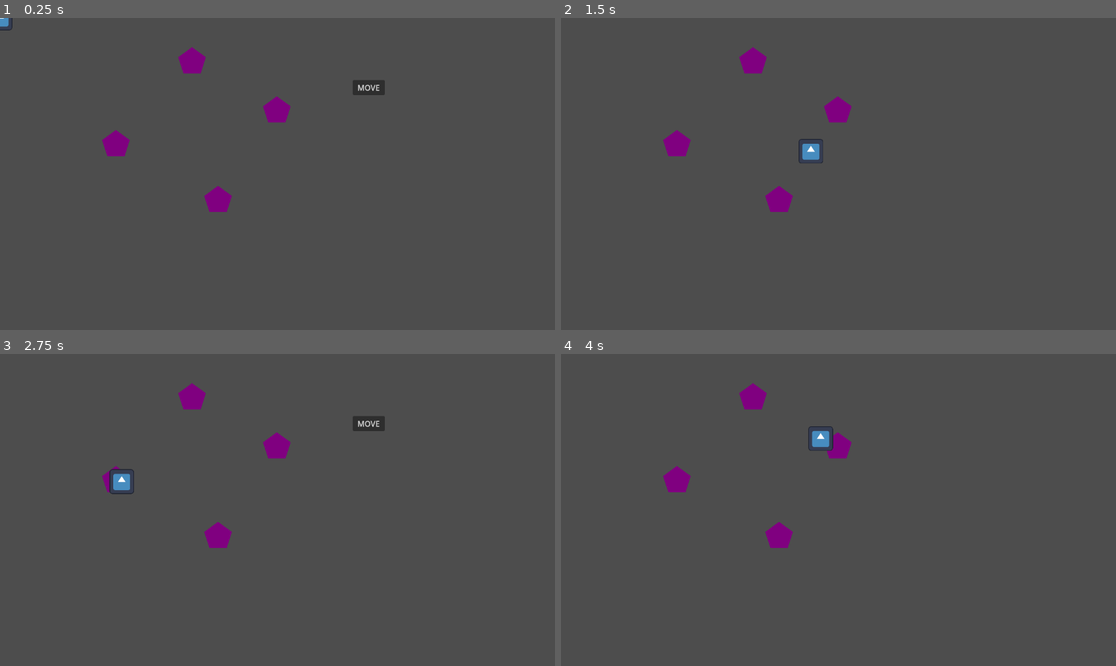
Above: before the commit, frames 1-4 (two rows, left to right).
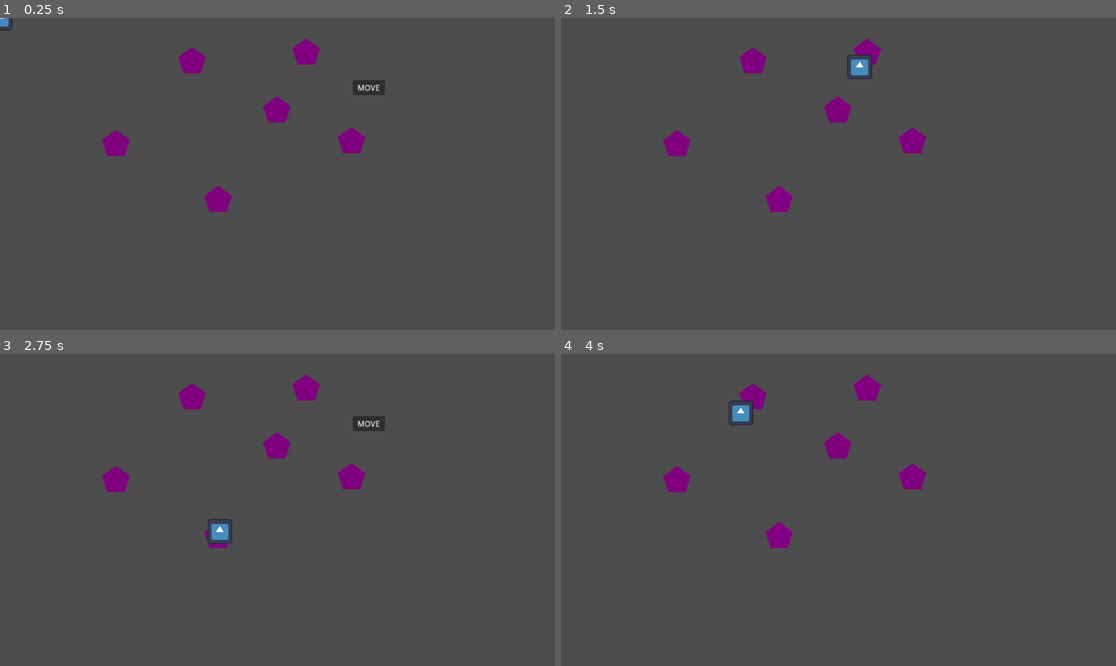
Above: after the commit, the same moments.

Repository: hfxbse/mparty
Game: Godot game, scene res://main/main.tscn
Two runs of this game, one before a commit and one after it. Both use one fixed random seed, a clock stepped at 60 frames per second and the inputs below. The engine's default icon, where the game draws it, is replaced by a stand-in: a white triangle on a blue panel in a dark square.
Inputs (mouse positions are in pixels of both pictures, inside the frame that each line leads up to):
- Up to frame 1 (0.25 s): no input
- Up to frame 2 (1.5 s): click "MOVE" at 0.5 s; click (838, 108) at 1.27 s
- Up to frame 3 (2.75 s): no input
- Up to frame 4 (4 s): click "MOVE" at 2.75 s

The runs differ from the first frame. In frame 1, 0.6% of the frame differs, in the area x 52-66%, y 6-44%; in frame 2, 0.9%; in frame 3, 1.2%, in the area x 19-66%, y 6-61%; in frame 4, 1.1%.

Commit message:
add logic for movement along split paths
PR #7

Diff:
--- a/map/field.gd
+++ b/map/field.gd
@@ -1,3 +1,7 @@
 extends Node2D
 
 @onready var path = $Path
+@onready var button = $TextureButton
+
+func move(player: NodePath):
+	return path.move(player)
--- a/map/field.tscn
+++ b/map/field.tscn
@@ -1,8 +1,11 @@
-[gd_scene load_steps=5 format=3 uid="uid://su1cbdipn3iy"]
+[gd_scene load_steps=8 format=3 uid="uid://su1cbdipn3iy"]
 
 [ext_resource type="Script" path="res://map/field.gd" id="1_2jmv5"]
 [ext_resource type="Texture2D" uid="uid://rl4cst0d1vnb" path="res://map/field.svg" id="2_egjg3"]
 [ext_resource type="PackedScene" uid="uid://bt0fygqn3yfuv" path="res://map/path.tscn" id="3_8fjc0"]
+[ext_resource type="Texture2D" uid="uid://bvec52gahl5ca" path="res://map/fieldclickable.svg" id="4_y7j4g"]
+[ext_resource type="Texture2D" uid="uid://bfgih7pekieu" path="res://map/fieldclickable_hover.svg" id="5_l3unr"]
+[ext_resource type="Script" path="res://map/textureButton.gd" id="6_3333o"]
 
 [sub_resource type="Curve2D" id="Curve2D_hrhyr"]
 
@@ -17,3 +20,14 @@
 
 [node name="Path" parent="." instance=ExtResource("3_8fjc0")]
 curve = SubResource("Curve2D_hrhyr")
+
+[node name="TextureButton" type="TextureButton" parent="."]
+visible = false
+offset_left = -31.0
+offset_top = -26.0
+offset_right = 609.0
+offset_bottom = 454.0
+scale = Vector2(0.1, 0.1)
+texture_normal = ExtResource("4_y7j4g")
+texture_hover = ExtResource("5_l3unr")
+script = ExtResource("6_3333o")
--- /dev/null
+++ b/map/fieldclickable.svg
@@ -0,0 +1,10 @@
+<?xml version="1.0" encoding="UTF-8" standalone="no" ?>
+<!DOCTYPE svg PUBLIC "-//W3C//DTD SVG 1.1//EN" "http://www.w3.org/Graphics/SVG/1.1/DTD/svg11.dtd">
+<svg xmlns="http://www.w3.org/2000/svg" xmlns:xlink="http://www.w3.org/1999/xlink" version="1.1" width="640" height="480" viewBox="0 0 640 480" xml:space="preserve">
+<desc>Created with Fabric.js 3.6.6</desc>
+<defs>
+</defs>
+<g transform="matrix(3.11 0 0 3.11 320.37 234.63)" id="path111"  >
+<path style="stroke: none; stroke-width: 0.264583; stroke-dasharray: none; stroke-linecap: butt; stroke-dashoffset: 0; stroke-linejoin: miter; stroke-miterlimit: 4; fill: rgb(255,240,0); fill-rule: nonzero; opacity: 1;"  transform=" translate(-58.05, -89.31)" d="M 105.42209 161.41774 L 11.355023 161.77379 L -18.051919 72.420714 L 57.840656 16.841432 L 134.15179 71.844618 Z" stroke-linecap="round" />
+</g>
+</svg>
--- /dev/null
+++ b/map/fieldclickable_hover.svg
@@ -0,0 +1,10 @@
+<?xml version="1.0" encoding="UTF-8" standalone="no" ?>
+<!DOCTYPE svg PUBLIC "-//W3C//DTD SVG 1.1//EN" "http://www.w3.org/Graphics/SVG/1.1/DTD/svg11.dtd">
+<svg xmlns="http://www.w3.org/2000/svg" xmlns:xlink="http://www.w3.org/1999/xlink" version="1.1" width="640" height="480" viewBox="0 0 640 480" xml:space="preserve">
+<desc>Created with Fabric.js 3.6.6</desc>
+<defs>
+</defs>
+<g transform="matrix(3.11 0 0 3.11 320.37 234.63)" id="path111"  >
+<path style="stroke: none; stroke-width: 0.264583; stroke-dasharray: none; stroke-linecap: butt; stroke-dashoffset: 0; stroke-linejoin: miter; stroke-miterlimit: 4; fill: rgb(255,179,0); fill-rule: nonzero; opacity: 1;"  transform=" translate(-58.05, -89.31)" d="M 105.42209 161.41774 L 11.355023 161.77379 L -18.051919 72.420714 L 57.840656 16.841432 L 134.15179 71.844618 Z" stroke-linecap="round" />
+</g>
+</svg>
--- a/map/map.gd
+++ b/map/map.gd
@@ -3,7 +3,7 @@
 var moves = 0
 var player
 var playerPath
-var fieldReachedSignal
+var step_completed
 
 signal turn_ended
 
@@ -16,8 +16,8 @@
 	moves = distance
 	_move()
 
-func _on_field_reached():
-	fieldReachedSignal.disconnect(_on_field_reached)
+func _on_step_completed():
+	step_completed.disconnect(_on_step_completed)
 	if moves == 0:
 		turn_ended.emit()
 		return
@@ -25,6 +25,6 @@
 
 func _move():
 	moves -= 1
-	var movementPath = player.currentLocation.path
-	fieldReachedSignal = movementPath.move(playerPath)
-	fieldReachedSignal.connect(_on_field_reached)
+	var playerLocation = player.currentLocation
+	step_completed = playerLocation.move(playerPath)
+	step_completed.connect(_on_step_completed)
--- a/map/map.tscn
+++ b/map/map.tscn
@@ -1,11 +1,12 @@
-[gd_scene load_steps=7 format=3 uid="uid://bcs3nvv2okhry"]
+[gd_scene load_steps=14 format=3 uid="uid://bcs3nvv2okhry"]
 
 [ext_resource type="Script" path="res://map/map.gd" id="1_4s7g8"]
 [ext_resource type="PackedScene" uid="uid://su1cbdipn3iy" path="res://map/field.tscn" id="2_n4m0x"]
+[ext_resource type="PackedScene" uid="uid://ihrptgjsglld" path="res://map/splitField.tscn" id="3_1iw7h"]
 
 [sub_resource type="Curve2D" id="Curve2D_hojm5"]
 _data = {
-"points": PackedVector2Array(0, 0, 0, 0, -3, 3, 0, 0, 0, 0, 177, 105)
+"points": PackedVector2Array(0, 0, 0, 0, 3, -2, 0, 0, 0, 0, 238, -23)
 }
 point_count = 2
 
@@ -26,6 +27,135 @@
 "points": PackedVector2Array(0, 0, 0, 0, 2, -1, 0, 0, 0, 0, 161, -170)
 }
 point_count = 2
+
+[sub_resource type="Curve2D" id="Curve2D_5pbjl"]
+_data = {
+"points": PackedVector2Array(0, 0, 0, 0, -2, 1, 0, 0, 0, 0, -60, 124)
+}
+point_count = 2
+
+[sub_resource type="GDScript" id="GDScript_82xim"]
+script/source = "extends Path2D
+
+signal field_reached
+@export var targetPath : NodePath
+@onready var target = get_node(targetPath)
+
+var active
+var follow
+
+func _ready():
+	active = false
+	follow = $Follow
+	follow.remote.update_position = false
+	follow.remote.update_rotation = false
+
+func _process(delta):
+	if !active:
+		return
+	follow.progress_ratio +=  delta*1.5
+	if follow.progress_ratio >= 0.95:
+		follow.progress_ratio = 1;
+		field_reached.emit()
+		active = false
+		follow.remote.update_position = false
+
+func move(player: NodePath):
+	follow.progress_ratio = 0
+	follow.remote.remote_path = player
+	follow.remote.update_position = true
+	get_node(player).currentLocation = target
+	active = true
+	return field_reached
+
+
+"
+
+[sub_resource type="Curve2D" id="Curve2D_ok3rb"]
+_data = {
+"points": PackedVector2Array(0, 0, 0, 0, 1, 2, 0, 0, 0, 0, 98, 183)
+}
+point_count = 2
+
+[sub_resource type="GDScript" id="GDScript_7p5ic"]
+script/source = "extends Path2D
+
+signal field_reached
+@export var targetPath : NodePath
+@onready var target = get_node(targetPath)
+
+var active
+var follow
+
+func _ready():
+	active = false
+	follow = $Follow
+	follow.remote.update_position = false
+	follow.remote.update_rotation = false
+
+func _process(delta):
+	if !active:
+		return
+	follow.progress_ratio +=  delta*1.5
+	if follow.progress_ratio >= 0.95:
+		follow.progress_ratio = 1;
+		field_reached.emit()
+		active = false
+		follow.remote.update_position = false
+
+func move(player: NodePath):
+	follow.progress_ratio = 0
+	follow.remote.remote_path = player
+	follow.remote.update_position = true
+	get_node(player).currentLocation = target
+	active = true
+	return field_reached
+
+
+"
+
+[sub_resource type="Curve2D" id="Curve2D_uwo5w"]
+_data = {
+"points": PackedVector2Array(0, 0, 0, 0, 3, 1, 0, 0, 0, 0, -276, 117)
+}
+point_count = 2
+
+[sub_resource type="GDScript" id="GDScript_ustxy"]
+script/source = "extends Path2D
+
+signal field_reached
+@export var targetPath : NodePath
+@onready var target = get_node(targetPath)
+
+var active
+var follow
+
+func _ready():
+	active = false
+	follow = $Follow
+	follow.remote.update_position = false
+	follow.remote.update_rotation = false
+
+func _process(delta):
+	if !active:
+		return
+	follow.progress_ratio +=  delta*1.5
+	if follow.progress_ratio >= 0.95:
+		follow.progress_ratio = 1;
+		field_reached.emit()
+		active = false
+		follow.remote.update_position = false
+
+func move(player: NodePath):
+	follow.progress_ratio = 0
+	follow.remote.remote_path = player
+	follow.remote.update_position = true
+	get_node(player).currentLocation = target
+	active = true
+	return field_reached
+
+
+"
 
 [node name="Node" type="Node"]
 script = ExtResource("1_4s7g8")
@@ -35,7 +165,7 @@
 
 [node name="Path" parent="Start" index="1"]
 curve = SubResource("Curve2D_hojm5")
-targetPath = NodePath("../../Field1")
+targetPath = NodePath("../../Split1")
 
 [node name="Field1" parent="." instance=ExtResource("2_n4m0x")]
 position = Vector2(574, 193)
@@ -57,8 +187,31 @@
 [node name="Path" parent="Field3" index="1"]
 curve = SubResource("Curve2D_hqy1u")
 targetPath = NodePath("../../Start")
+
+[node name="Split1" parent="." instance=ExtResource("3_1iw7h")]
+position = Vector2(635, 73)
+
+[node name="Path" parent="Split1" index="1"]
+curve = SubResource("Curve2D_5pbjl")
+script = SubResource("GDScript_82xim")
+targetPath = NodePath("../../Field1")
+
+[node name="Path2" parent="Split1" index="3"]
+curve = SubResource("Curve2D_ok3rb")
+script = SubResource("GDScript_7p5ic")
+targetPath = NodePath("../../Field4")
+
+[node name="Field4" parent="." instance=ExtResource("2_n4m0x")]
+position = Vector2(729, 257)
+
+[node name="Path" parent="Field4" index="1"]
+curve = SubResource("Curve2D_uwo5w")
+script = SubResource("GDScript_ustxy")
+targetPath = NodePath("../../Field2")
 
 [editable path="Start"]
 [editable path="Field1"]
 [editable path="Field2"]
 [editable path="Field3"]
+[editable path="Split1"]
+[editable path="Field4"]
--- /dev/null
+++ b/map/splitField.gd
@@ -0,0 +1,39 @@
+extends "res://map/field.gd"
+
+@onready var path2 = $Path2
+
+signal path_picked
+signal path2_picked
+signal step_completed
+
+var path_ended
+var playerPath
+
+func move(player: NodePath):
+	playerPath = player
+	path_picked.connect(_on_path_picked)
+	path2_picked.connect(_on_path2_picked)
+	path.target.button.activate(path_picked)
+	path2.target.button.activate(path2_picked)
+	return step_completed
+
+func _cleanUp():
+	path2_picked.disconnect(_on_path2_picked)
+	path_picked.disconnect(_on_path_picked)
+	path.target.button.deactivate()
+	path2.target.button.deactivate()
+
+func _on_path_picked():
+	_cleanUp()
+	path_ended = path.move(playerPath)
+	path_ended.connect(_on_path_ended)
+
+
+func _on_path2_picked():
+	_cleanUp()
+	path_ended = path2.move(playerPath)
+	path_ended.connect(_on_path_ended)
+
+func _on_path_ended():
+	path_ended.disconnect(_on_path_ended)
+	step_completed.emit()
--- /dev/null
+++ b/map/splitField.tscn
@@ -0,0 +1,35 @@
+[gd_scene load_steps=8 format=3 uid="uid://ihrptgjsglld"]
+
+[ext_resource type="Script" path="res://map/splitField.gd" id="1_apbol"]
+[ext_resource type="Texture2D" uid="uid://rl4cst0d1vnb" path="res://map/field.svg" id="2_csvaq"]
+[ext_resource type="PackedScene" uid="uid://bt0fygqn3yfuv" path="res://map/path.tscn" id="3_x5801"]
+[ext_resource type="Texture2D" uid="uid://bvec52gahl5ca" path="res://map/fieldclickable.svg" id="4_k8e4b"]
+[ext_resource type="Texture2D" uid="uid://bfgih7pekieu" path="res://map/fieldclickable_hover.svg" id="5_lgxva"]
+[ext_resource type="Script" path="res://map/textureButton.gd" id="6_x8j7d"]
+
+[sub_resource type="Curve2D" id="Curve2D_hrhyr"]
+
+[node name="Node2D" type="Node2D"]
+position = Vector2(166, 96)
+script = ExtResource("1_apbol")
+metadata/_edit_group_ = true
+
+[node name="Sprite2D" type="Sprite2D" parent="."]
+scale = Vector2(0.1, 0.1)
+texture = ExtResource("2_csvaq")
+
+[node name="Path" parent="." instance=ExtResource("3_x5801")]
+curve = SubResource("Curve2D_hrhyr")
+
+[node name="TextureButton" type="TextureButton" parent="."]
+visible = false
+offset_left = -31.0
+offset_top = -26.0
+offset_right = 609.0
+offset_bottom = 454.0
+scale = Vector2(0.1, 0.1)
+texture_normal = ExtResource("4_k8e4b")
+texture_hover = ExtResource("5_lgxva")
+script = ExtResource("6_x8j7d")
+
+[node name="Path2" parent="." instance=ExtResource("3_x5801")]
--- /dev/null
+++ b/map/textureButton.gd
@@ -0,0 +1,14 @@
+extends TextureButton
+
+var picked_signal
+
+func activate(callback_signal):
+	show()
+	picked_signal = callback_signal
+
+func deactivate():
+	hide()
+	picked_signal = null
+
+func _pressed():
+	picked_signal.emit()
Not shown, added: map/fieldclickable.svg.import
Not shown, added: map/fieldclickable_hover.svg.import
